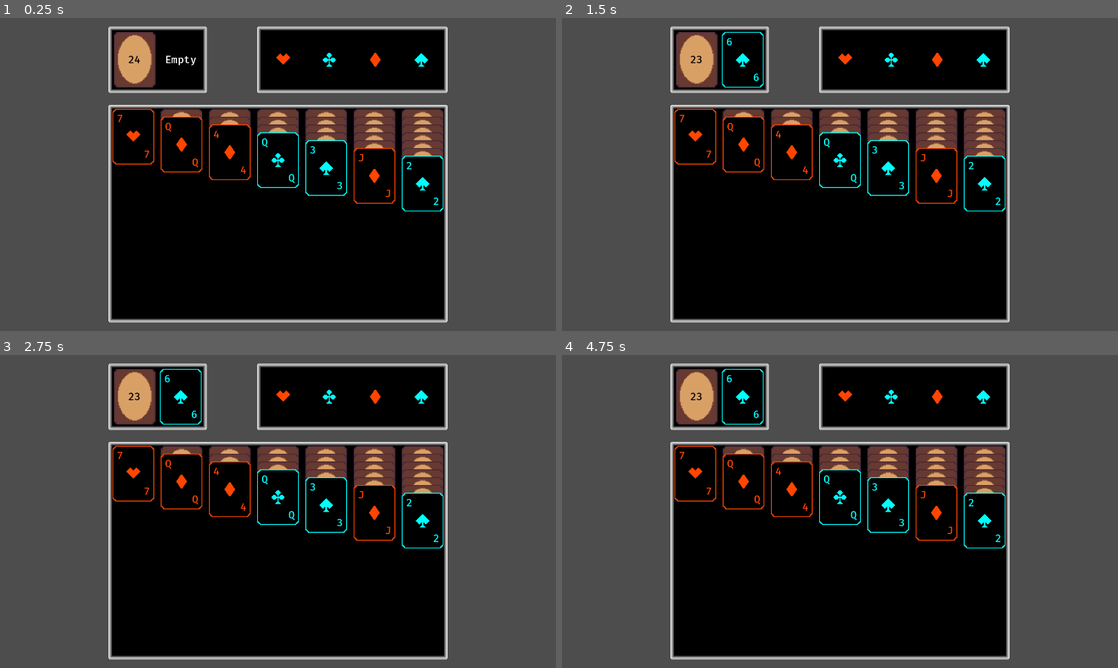
Above: before the commit, frames 1-4 (two rows, left to right).
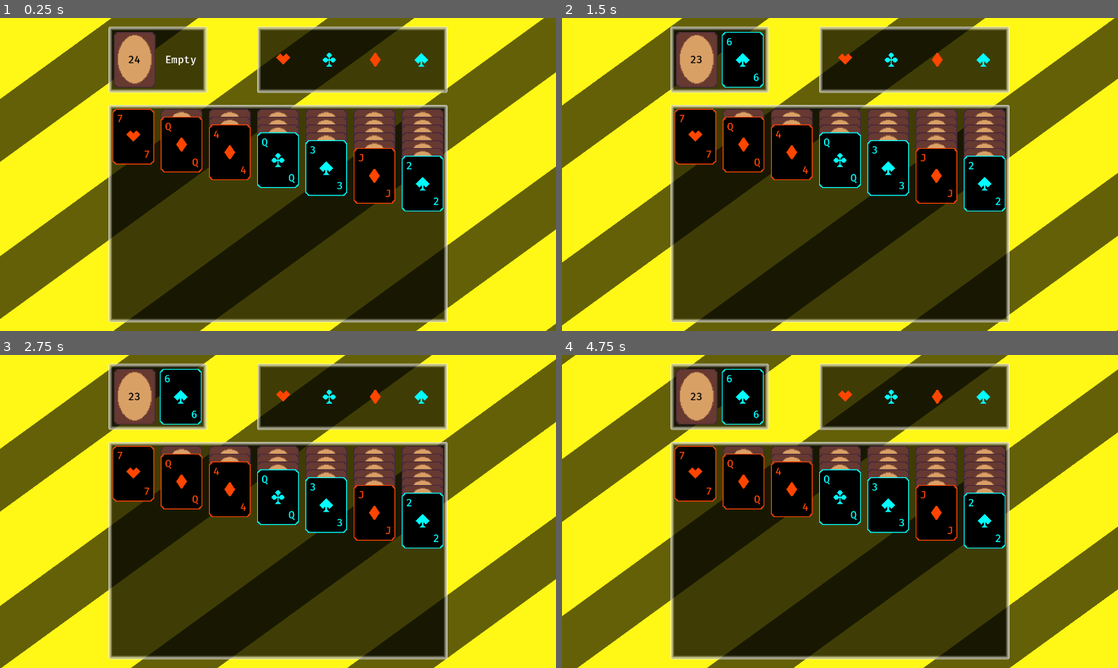
Above: after the commit, the same moments.

Repository: bjornarprytz/solitaire
Game: Godot game, scene res://main.tscn
Same seed, same stepped clock (60 frames per second), same inputs: the game is played once before the commit and once after it.
Inputs (mouse positions are in pixels of both pictures, inside the frame that each line leads up to):
- Up to frame 1 (0.25 s): no input
- Up to frame 2 (1.5 s): move the mouse to (695, 58) at 0.52 s; click (695, 58) at 0.67 s; move the mouse to (695, 212) at 1.27 s; click (695, 212) at 1.42 s
- Up to frame 3 (2.75 s): move the mouse to (183, 549) at 2.02 s; click (183, 549) at 2.17 s
- Up to frame 4 (4.75 s): move the mouse to (789, 549) at 2.77 s; click (789, 549) at 2.92 s; move the mouse to (840, 549) at 3.52 s; click (840, 549) at 3.67 s; move the mouse to (890, 549) at 4.27 s; click (890, 549) at 4.42 s

The runs differ from the first frame. In frame 1, 71% of the frame differs, in the area x 0-100%, y 0-100%; in frame 2, 70%; in frame 3, 70%; in frame 4, 70%.

Commit message:
some juice

Diff:
--- a/src/autoloads/utility.gd
+++ b/src/autoloads/utility.gd
@@ -1,101 +1,101 @@
 extends Node
 
 func shake(node: CanvasItem, duration: float, magnitude: float) -> Tween:
-    var tween = node.create_tween()
-    const shake_duration: float = 0.01
+	var tween = node.create_tween()
+	const shake_duration: float = 0.01
 
-    var n_shakes: int = int(duration / shake_duration)
+	var n_shakes: int = int(duration / shake_duration)
 
-    for i in range(n_shakes):
-        tween.tween_property(node, "position", node.position + Vector2(randf_range(-magnitude, magnitude), randf_range(-magnitude, magnitude)), shake_duration)
-        tween.tween_property(node, "position", node.position, shake_duration)
+	for i in range(n_shakes):
+		tween.tween_property(node, "position", node.position + Vector2(randf_range(-magnitude, magnitude), randf_range(-magnitude, magnitude)), shake_duration)
+		tween.tween_property(node, "position", node.position, shake_duration)
 
-    return tween
+	return tween
 
 func jelly_scale(node: CanvasItem, duration: float) -> Tween:
-    var tween = node.create_tween()
-    var target_scale = node.scale
-    node.scale = Vector2.ZERO
-    tween.tween_property(node, "scale", target_scale, duration).set_trans(Tween.TRANS_ELASTIC).set_ease(Tween.EASE_OUT)
+	var tween = node.create_tween()
+	var target_scale = node.scale
+	node.scale = Vector2.ZERO
+	tween.tween_property(node, "scale", target_scale, duration).set_trans(Tween.TRANS_ELASTIC).set_ease(Tween.EASE_OUT)
 
-    return tween
+	return tween
 
 func jiggle(node: CanvasItem, magnitude: float, n_jiggles: int = 1, original_scale: Vector2 = Vector2.ONE) -> Tween:
-    var tween = node.create_tween()
+	var tween = node.create_tween()
 
-    var upper_scale = node.scale + Vector2.ONE * magnitude
-    var lower_scale = node.scale - Vector2.ONE * magnitude
+	var upper_scale = node.scale + Vector2.ONE * magnitude
+	var lower_scale = node.scale - Vector2.ONE * magnitude
 
-    for n in range(n_jiggles):
-        tween.tween_property(node, "scale", upper_scale, 0.05)
-        tween.tween_property(node, "scale", lower_scale, 0.05)
+	for n in range(n_jiggles):
+		tween.tween_property(node, "scale", upper_scale, 0.05)
+		tween.tween_property(node, "scale", lower_scale, 0.05)
 
-    tween.tween_property(node, "scale", original_scale, 0.05)
+	tween.tween_property(node, "scale", original_scale, 0.05)
 
-    return tween
+	return tween
 
 # Function to calculate relative luminance of an RGB color
 func get_luminance(color: Color) -> float:
-    return 0.2126 * color.r + 0.7152 * color.g + 0.0722 * color.b
+	return 0.2126 * color.r + 0.7152 * color.g + 0.0722 * color.b
 
 # Function to get contrast color (either black or white) based on luminance
 func get_contrast_color(color: Color) -> Color:
-    var luminance = get_luminance(color)
+	var luminance = get_luminance(color)
 
-    # If luminance is higher than 0.5, return black, otherwise return white
-    if luminance > 0.5:
-        return Color(0, 0, 0) # Black
-    else:
-        return Color(1, 1, 1) # White
+	# If luminance is higher than 0.5, return black, otherwise return white
+	if luminance > 0.5:
+		return Color(0, 0, 0) # Black
+	else:
+		return Color(1, 1, 1) # White
 
 func random_color() -> Color:
-    return Color(
-        randf_range(0, 1),
-        randf_range(0, 1),
-        randf_range(0, 1)
-    )
+	return Color(
+		randf_range(0, 1),
+		randf_range(0, 1),
+		randf_range(0, 1)
+	)
 
 func random_vector() -> Vector2:
-    return Vector2(
-        randf_range(-1, 1),
-        randf_range(-1, 1)
-    )
+	return Vector2(
+		randf_range(-1, 1),
+		randf_range(-1, 1)
+	)
 
 func fade_in(node: CanvasItem, duration: float) -> Tween:
-    var tween = node.create_tween()
-    node.modulate.a = 0
-    tween.tween_property(node, "modulate:a", 1.0, duration)
+	var tween = node.create_tween()
+	node.modulate.a = 0
+	tween.tween_property(node, "modulate:a", 1.0, duration)
 
-    return tween
+	return tween
 
 func to_dictionary(o: Variant) -> Dictionary:
-    var dict = {}
+	var dict = {}
 
-    if o == null:
-        return dict
+	if o == null:
+		return dict
 
-    # Get a list of all properties on the object
-    var property_list = o.get_property_list()
+	# Get a list of all properties on the object
+	var property_list = o.get_property_list()
 
-    for prop in property_list:
-        var prop_name = prop.name
-        match prop_name:
-            "script":
-                continue
-            "RefCounted":
-                continue
-            "Built-in script":
-                continue
-            _:
-                pass
+	for prop in property_list:
+		var prop_name = prop.name
+		match prop_name:
+			"script":
+				continue
+			"RefCounted":
+				continue
+			"Built-in script":
+				continue
+			_:
+				pass
 
-        match prop.type:
-            TYPE_OBJECT:
-                dict[prop_name] = to_dictionary(o.get(prop_name))
-            TYPE_NIL:
-                dict[prop_name] = null
-            _:
-                dict[prop_name] = o.get(prop_name)
+		match prop.type:
+			TYPE_OBJECT:
+				dict[prop_name] = to_dictionary(o.get(prop_name))
+			TYPE_NIL:
+				dict[prop_name] = null
+			_:
+				dict[prop_name] = o.get(prop_name)
 
 
-    return dict
+	return dict
--- /dev/null
+++ b/src/background.gdshader
@@ -0,0 +1,38 @@
+shader_type canvas_item;
+
+// Adjust these values to taste
+uniform float line_density : hint_range(1.0, 50.0) = 10.0; // lines per unit
+uniform float speed : hint_range(0.0, 1.0) = 0.05;         // scroll speed
+uniform float line_opacity : hint_range(0.0, 1.0) = 0.1;   // how visible the lines are
+uniform float line_thickness : hint_range(0.001, 0.4) = 0.05; // width of the lines
+uniform float angle : hint_range(0.0, 6.28318) = 0.785398; // rotation angle in radians (default: 45 degrees)
+uniform vec4 background_color: source_color = vec4(0.2, 0.4, 0.2, 1.0); // fallback background color
+uniform vec3 line_color : source_color = vec3(0.0, 0.0, 0.0); // color of the lines
+
+void fragment() {
+    vec2 uv = UV;
+
+    // Rotate coordinates by the specified angle
+    mat2 rot = mat2(vec2(cos(angle), -sin(angle)), vec2(sin(angle), cos(angle)));
+    uv = rot * (uv - 0.5) + 0.5;
+
+    // Animate motion
+    uv.y += TIME * speed;
+
+    // Create repeating stripes
+    float stripe = fract(uv.y * line_density);
+
+    // Draw lines with sharp edges
+    float line = step(0.0, stripe) * (1.0 - step(line_thickness, stripe));
+
+    // Sample the node's texture color, fallback to background_color if no texture
+    vec4 base_color = texture(TEXTURE, UV);
+    if (base_color.a == 0.0) {
+        base_color = background_color;
+    }
+
+    // Blend line overlay on top
+    vec3 final_color = mix(base_color.rgb, line_color, line * line_opacity);
+
+    COLOR = vec4(final_color, base_color.a);
+}
--- a/src/card.gd
+++ b/src/card.gd
@@ -13,6 +13,7 @@
 @onready var back: TextureRect = %Back
 
 var is_face_down: bool = false
+var is_shaking: bool = false
 
 func _ready() -> void:
 	value_1.text = card_data.value_as_string()
@@ -70,3 +71,15 @@
 				grab_context.grab(cards)
 			MOUSE_BUTTON_RIGHT:
 				Events.try_move_to_terminal.emit(self)
+
+func _on_input_catcher_mouse_entered() -> void:
+	if (is_shaking):
+		return
+	is_shaking = true
+	var tween = create_tween()
+	tween.tween_property(self, "rotation_degrees", 3.0, .069).as_relative()
+	tween.tween_property(self, "rotation_degrees", -6.0, .069).as_relative()
+	tween.tween_property(self, "rotation_degrees", 6.0, .069).as_relative()
+	tween.tween_property(self, "rotation_degrees", -3.0, .069).as_relative()
+	await tween.finished
+	is_shaking = false
--- a/src/card.tscn
+++ b/src/card.tscn
@@ -94,3 +94,4 @@
 mouse_filter = 1
 
 [connection signal="gui_input" from="InputCatcher" to="." method="_on_input_catcher_gui_input"]
+[connection signal="mouse_entered" from="InputCatcher" to="." method="_on_input_catcher_mouse_entered"]
--- a/src/global_theme.tres
+++ b/src/global_theme.tres
@@ -13,6 +13,7 @@
 texture_margin_top = 9.0
 texture_margin_right = 9.0
 texture_margin_bottom = 9.0
+modulate_color = Color(1, 1, 1, 0.7529412)
 
 [resource]
 PanelContainer/styles/panel = SubResource("StyleBoxTexture_a20gn")
--- a/src/main.tscn
+++ b/src/main.tscn
@@ -1,10 +1,22 @@
-[gd_scene load_steps=6 format=3 uid="uid://cgrejd4v5ywd3"]
+[gd_scene load_steps=9 format=3 uid="uid://cgrejd4v5ywd3"]
 
 [ext_resource type="Script" uid="uid://ceckrfjftshqs" path="res://main.gd" id="1_ig7tw"]
 [ext_resource type="PackedScene" uid="uid://y2ema5vflrsn" path="res://draw_pile.tscn" id="2_1bvp3"]
+[ext_resource type="Shader" uid="uid://8iwkux0c10c8" path="res://background.gdshader" id="2_7mycd"]
+[ext_resource type="Texture2D" uid="uid://blk60acw5cvu5" path="res://assets/img/solitaire-background.png" id="3_272bh"]
 [ext_resource type="PackedScene" uid="uid://bbka0t236o8i8" path="res://open_pile.tscn" id="3_lquwl"]
 [ext_resource type="PackedScene" uid="uid://cblwct10ittyy" path="res://terminal_pile.tscn" id="5_lquwl"]
 [ext_resource type="PackedScene" uid="uid://d0adfppnjcaek" path="res://stack_pile.tscn" id="6_7mycd"]
+
+[sub_resource type="ShaderMaterial" id="ShaderMaterial_272bh"]
+shader = ExtResource("2_7mycd")
+shader_parameter/line_density = 3.2530001070175
+shader_parameter/speed = 0.010000000475
+shader_parameter/line_opacity = 0.6090000289275
+shader_parameter/line_thickness = 0.40000000596046
+shader_parameter/angle = 2.230000105925
+shader_parameter/background_color = Color(1, 1, 1, 1)
+shader_parameter/line_color = Color(0, 0, 0, 1)
 
 [node name="Main" type="Node2D"]
 script = ExtResource("1_ig7tw")
@@ -18,6 +30,16 @@
 offset_bottom = 720.0
 grow_horizontal = 2
 grow_vertical = 2
+
+[node name="Background" type="TextureRect" parent="Control"]
+material = SubResource("ShaderMaterial_272bh")
+layout_mode = 1
+anchors_preset = 15
+anchor_right = 1.0
+anchor_bottom = 1.0
+grow_horizontal = 2
+grow_vertical = 2
+texture = ExtResource("3_272bh")
 
 [node name="MarginContainer" type="MarginContainer" parent="Control"]
 layout_mode = 1
Binary file added: src/assets/img/solitaire-background.png
Not shown, added: src/assets/img/solitaire-background.png.import
Not shown, added: src/background.gdshader.uid
Not shown, changed: readme.md
